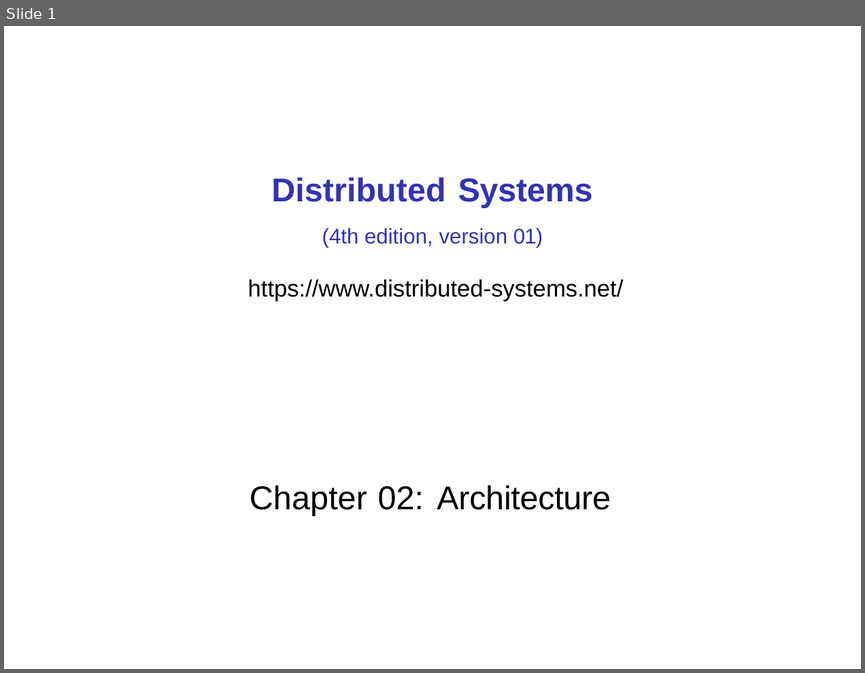
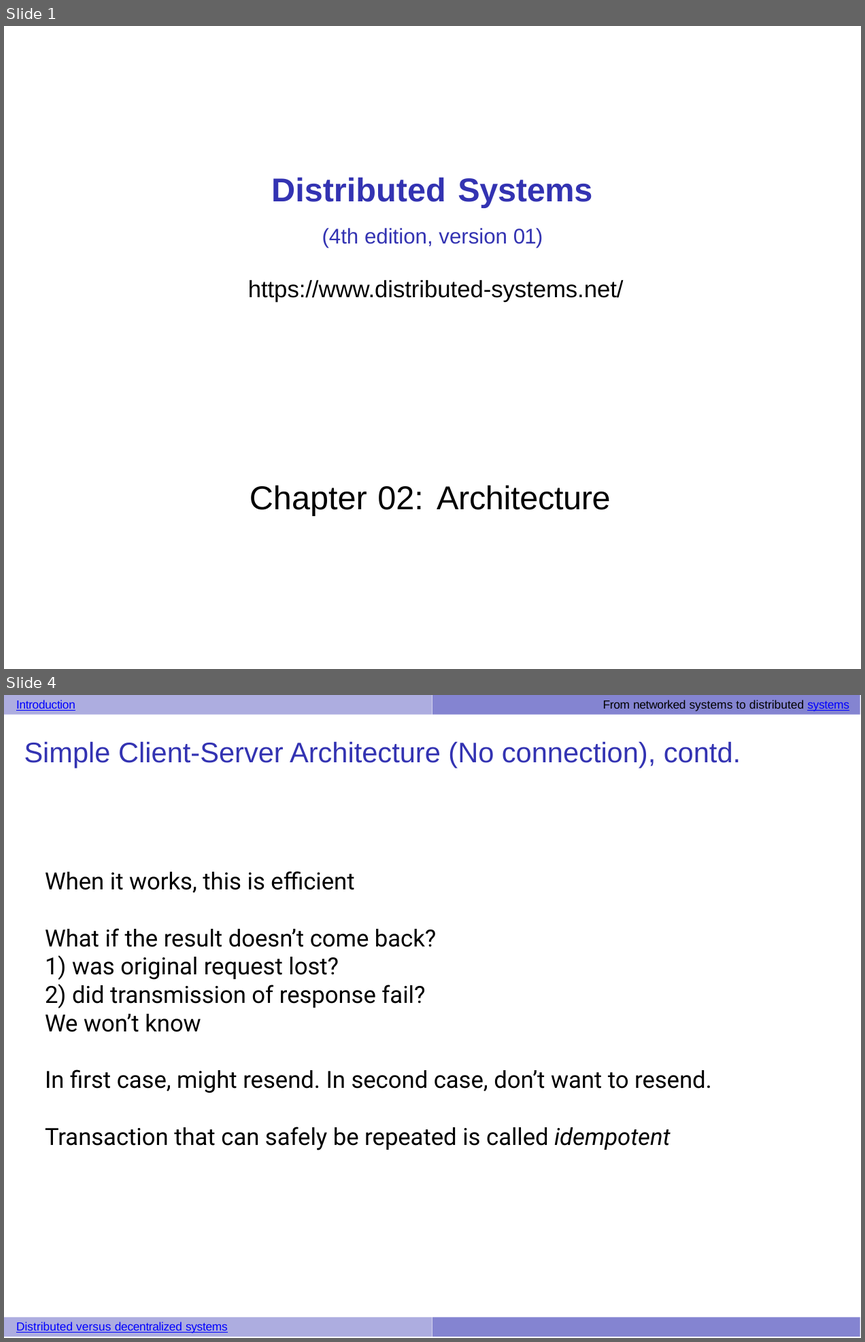
Before and after one commit to UVADS/distributed_computing, a slide deck: 03_dataframes_and_spark_sql/system_architecture_house_search_engine.pptx. Shown one above the other, each under a label of ours: slide 1 before the commit, slides 1 and 4 after it; the slides between them are not shown. The pictures are 865x673 and 865x1342 pixels, drawn with LibreOffice and Linux fonts; fonts in the diff are those of the drawing. Boxes give left, top, right and bottom in pixels: in the first picture for what was removed or moved away, otherwise in the second. Text is boxed around its words. In the diff, an @@ line names an element or a change of style, - is before the commit and + after.

```diff
--- a/03_dataframes_and_spark_sql/system_architecture_house_search_engine.pptx
+++ b/03_dataframes_and_spark_sql/system_architecture_house_search_engine.pptx
@@ slide 4 added at (4,695,861,1338), background #FFFFFF @@
@@ freeform shape added at (4,695,432,715), fill #ADADE0 @@
@@ text added at (16,700,849,711), 5 pt, text #000000 @@
+Introduction From networked systems to distributed systems
@@ freeform shape added at (432,695,861,715), fill #8484D1 @@
@@ title added at (24,742,740,767), 12 pt, text #3333B2 @@
+Simple Client-Server Architecture (No connection), contd.
@@ text added at (45,871,712,1151), 10 pt, text #000000 @@
+When it works, this is efficient
+What if the result doesn’t come back?
+1) was original request lost?
+2) did transmission of response fail?
+We won’t know
+In first case, might resend. In second case, don’t want to resend.
+Transaction that can safely be repeated is called idempotent
@@ freeform shape added at (4,1317,432,1338), fill #ADADE0 @@
@@ text added at (16,1322,228,1334), 5 pt, text #0000FF, underline @@
+Distributed versus decentralized systems
@@ freeform shape added at (432,1317,861,1338), fill #8484D1 @@
```
Also in this commit, not shown: 1 slide changed, 3 other slides added, 2 other files.
